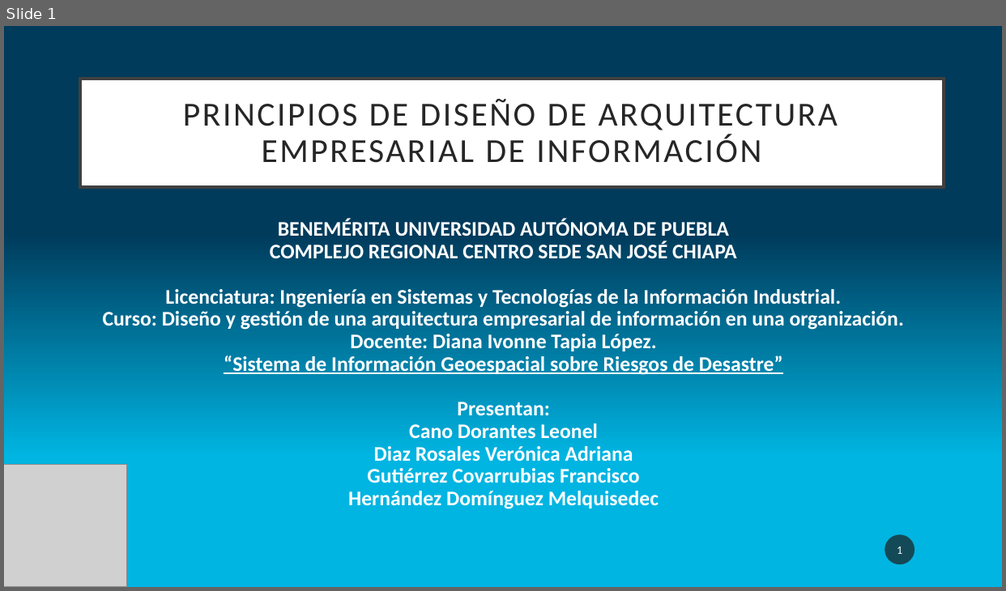
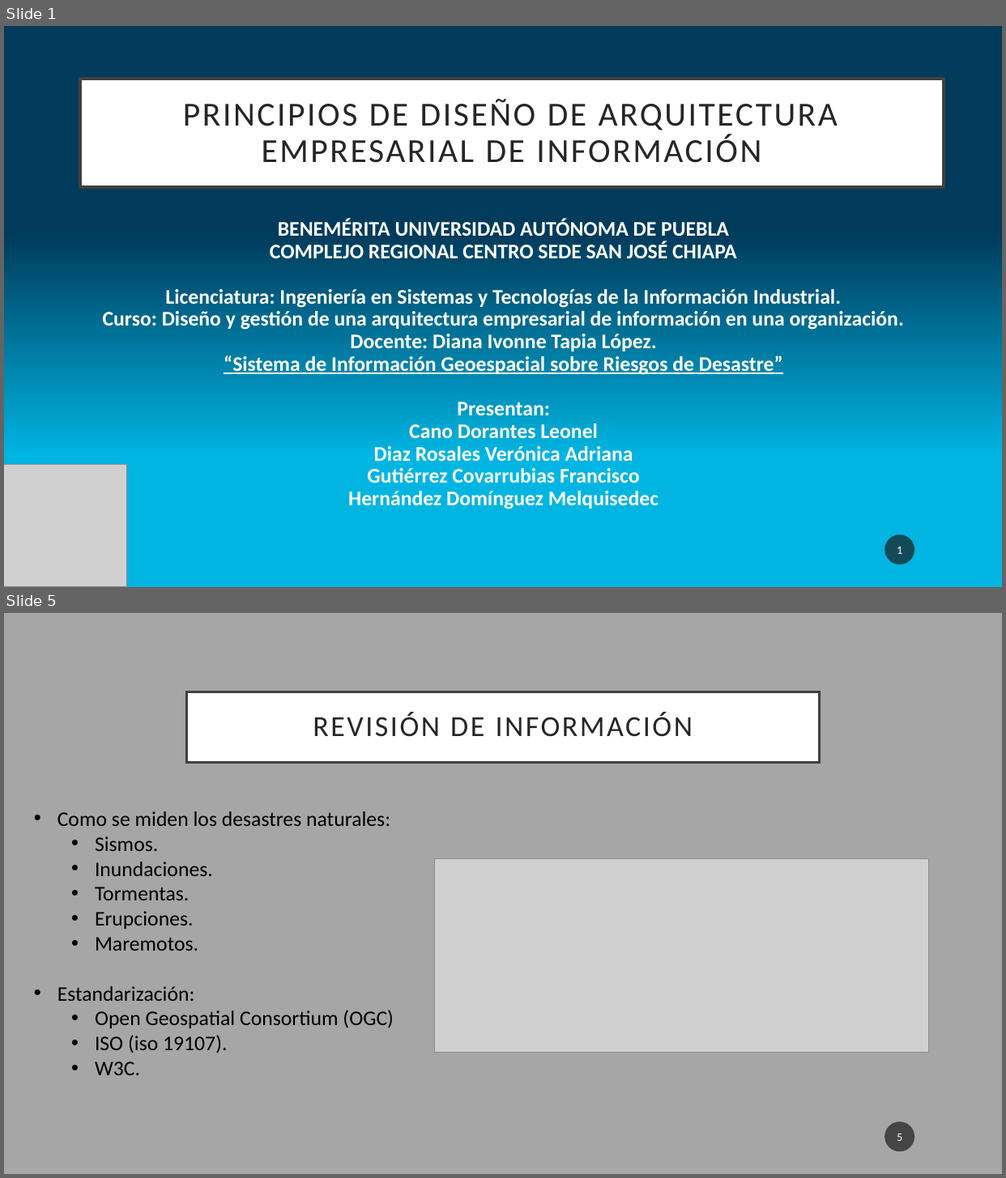
Before and after one commit to LeonelCano/Prueba1, a slide deck: Demanda 8.pptx. Shown one above the other, each under a label of ours: slide 1 before the commit, slides 1 and 5 after it; the slides between them are not shown. The pictures are 1006x591 and 1006x1178 pixels, drawn with LibreOffice and Linux fonts; fonts in the diff are those of the drawing; grey boxes stand for pictures. Boxes give left, top, right and bottom in pixels: in the first picture for what was removed or moved away, otherwise in the second. Text is boxed around its words. In the diff, an @@ line names an element or a change of style, - is before the commit and + after.

```diff
--- a/Demanda 8.pptx
+++ b/Demanda 8.pptx
@@ slide 5 added at <box>4,613,1002,1174</box>, background #A6A6A6 @@
@@ title added at <box>187,692,819,762</box>, fill #FFFFFF, outline #404040 2.5 pt, 28 pt, text #262626 @@
+REVISIÓN DE INFORMACIÓN
@@ text added at <box>57,811,394,1076</box>, 20 pt, text #000000 @@
+• Como se miden los desastres naturales:
+  • Sismos.
+  • Inundaciones.
+  • Tormentas.
+  • Erupciones.
+  • Maremotos.
+• Estandarización:
+  • Open Geospatial Consortium (OGC)
+  • ISO (iso 19107).
+  • W3C.
@@ picture added at <box>434,859,928,1053</box> @@
@@ page number added at <box>885,1122,915,1152</box>, fill #1D1D1D at 70% opacity, 11 pt, text #FFFFFF @@
+5
```
Also in this commit, not shown: 4 other slides added.
